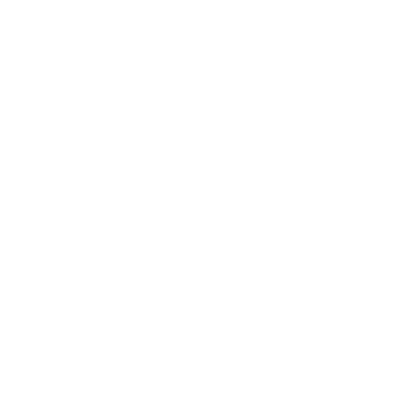
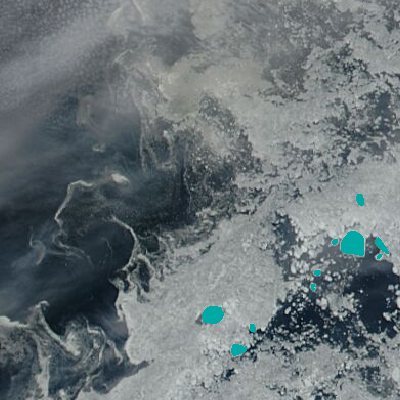
Layers edited between the first and the second 400 × 400 image:
painted on "ice floes" over [202, 194, 389, 356]
added layer "Layer 1" above "Background" over [0, 0, 400, 400]
